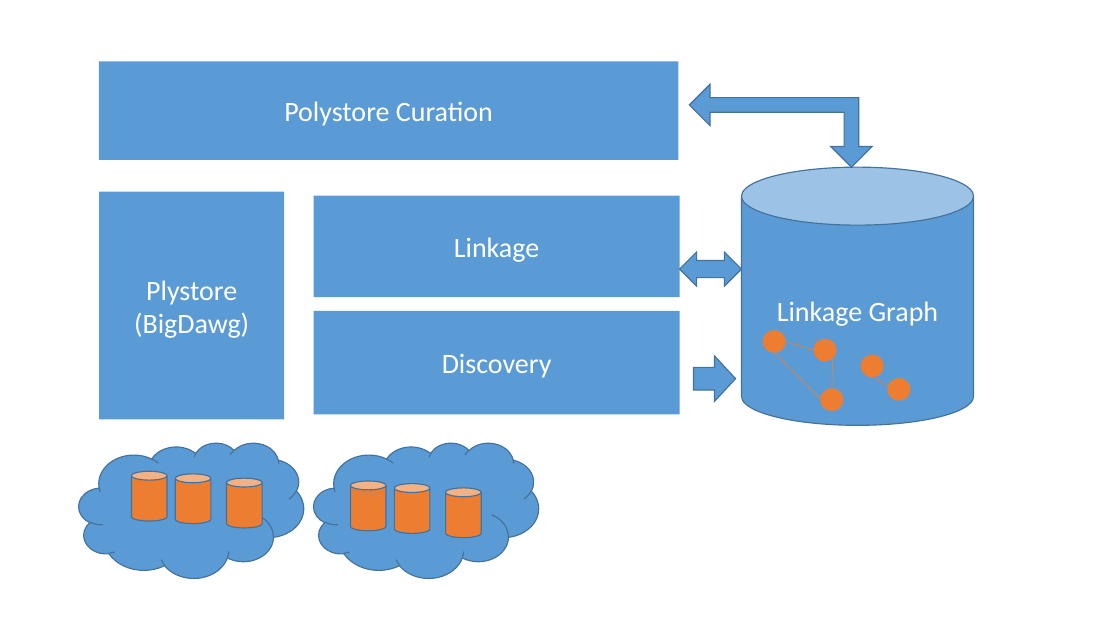
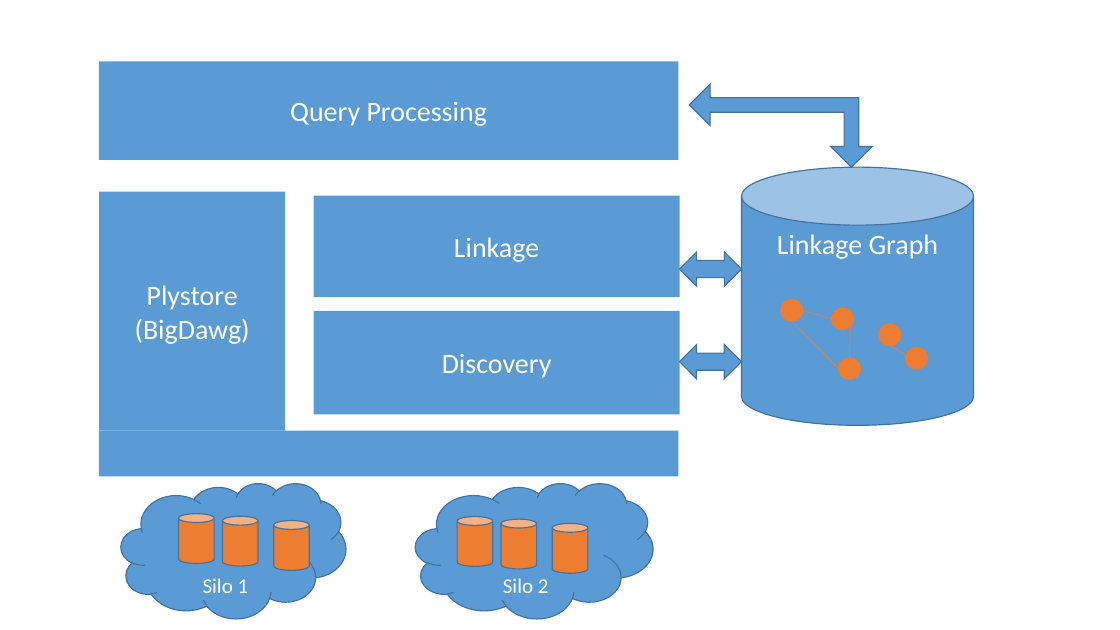
Before and after one commit to qcri/DataCivilizer, a slide deck: slide 1 of figs.pptx. Drawn at 1120x630 pixels with LibreOffice and Linux fonts; fonts in the diff are those of the drawing. Boxes give left, top, right and bottom in pixels: in the first picture for what was removed or moved away, otherwise in the second. Text is boxed around its words. In the diff, an @@ line names an element or a change of style, - is before the commit and + after.

```diff
--- a/figs.pptx
+++ b/figs.pptx
@@ text in rectangle at <box>290,102,487,126</box>: text changed @@
-Polystore Curation
+Query Processing
@@ rectangle "Plystore": place and size @@
-rectangle "Plystore" at <box>99,192,284,419</box>
+rectangle "Plystore" at <box>99,192,285,430</box>
@@ 3 lines, 1 ellipse: place and size @@
-3 lines, 1 ellipse at <box>764,331,833,400</box>
+3 lines, 1 ellipse at <box>781,300,850,369</box>
@@ left right arrow added at <box>680,344,742,379</box>, fill #5B9BD5, outline #43739E 1 pt @@
@@ down arrow removed at <box>694,356,736,402</box> @@
@@ 4 ellipses, 1 line: place and size @@
-4 ellipses, 1 line at <box>814,339,910,410</box>
+4 ellipses, 1 line at <box>832,308,928,379</box>
@@ rectangle added at <box>99,431,679,477</box>, fill #5B9BD5 @@
@@ cloud "Silo 1": place and size @@
-cloud "Silo 1" at <box>79,443,304,578</box>
+cloud "Silo 1" at <box>121,483,346,618</box>
@@ cloud "Silo 2": place and size @@
-cloud "Silo 2" at <box>313,443,539,578</box>
+cloud "Silo 2" at <box>416,483,654,618</box>
@@ cylinder: place and size @@
-cylinder at <box>131,471,166,521</box>
+cylinder at <box>179,513,214,563</box>
@@ cylinder: place and size @@
-cylinder at <box>176,474,211,523</box>
+cylinder at <box>223,517,258,566</box>
@@ cylinder: place and size @@
-cylinder at <box>227,478,262,528</box>
+cylinder at <box>274,521,309,571</box>
@@ 3 cylinders: place and size @@
-3 cylinders at <box>350,481,481,538</box>
+3 cylinders at <box>457,517,588,573</box>
@@ text in cloud at <box>203,578,249,593</box>: text added @@
+Silo 1
@@ text in cloud at <box>503,578,549,593</box>: text added @@
+Silo 2
```
Also in this commit, not shown: 1 other file.
